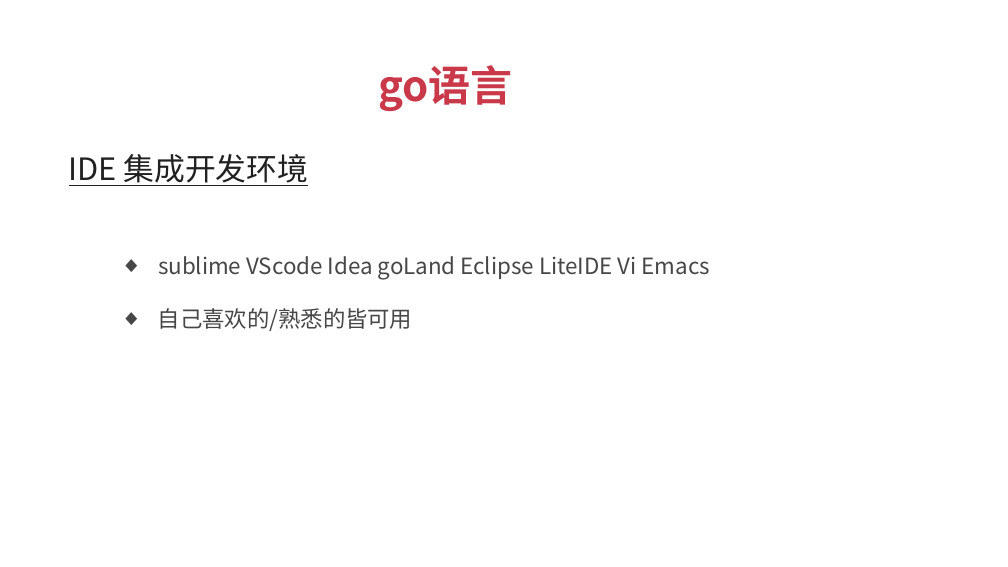
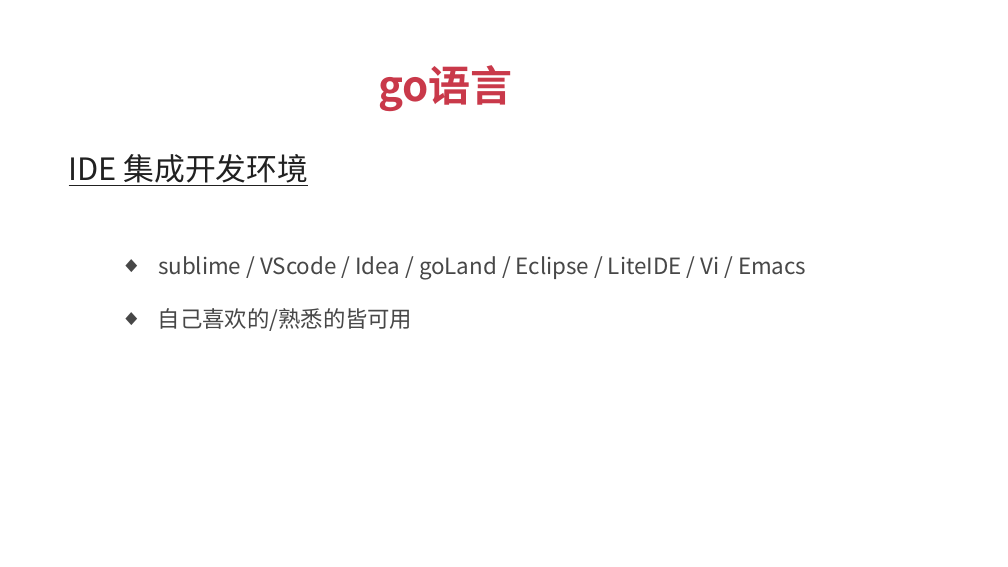
Before and after one commit to xuqiang76/golang, a slide deck: slide 10 of tuling/go语言_傻大猫.pptx. Drawn at 1008x567 pixels with LibreOffice and Linux fonts; fonts in the diff are those of the drawing. Boxes give left, top, right and bottom in pixels: in the first picture for what was removed or moved away, otherwise in the second. Text is boxed around its words. In the diff, an @@ line names an element or a change of style, - is before the commit and + after.

```diff
--- a/tuling/go语言_傻大猫.pptx
+++ b/tuling/go语言_傻大猫.pptx
@@ text at <box>158,256,806,280</box>: text changed @@
-  ◆ sublime VScode Idea goLand Eclipse LiteIDE Vi Emacs
+  ◆ sublime / VScode / Idea / goLand / Eclipse / LiteIDE / Vi / Emacs
```
Also in this commit, not shown: 2 other slides changed, 4 slides added, 2 other files.
